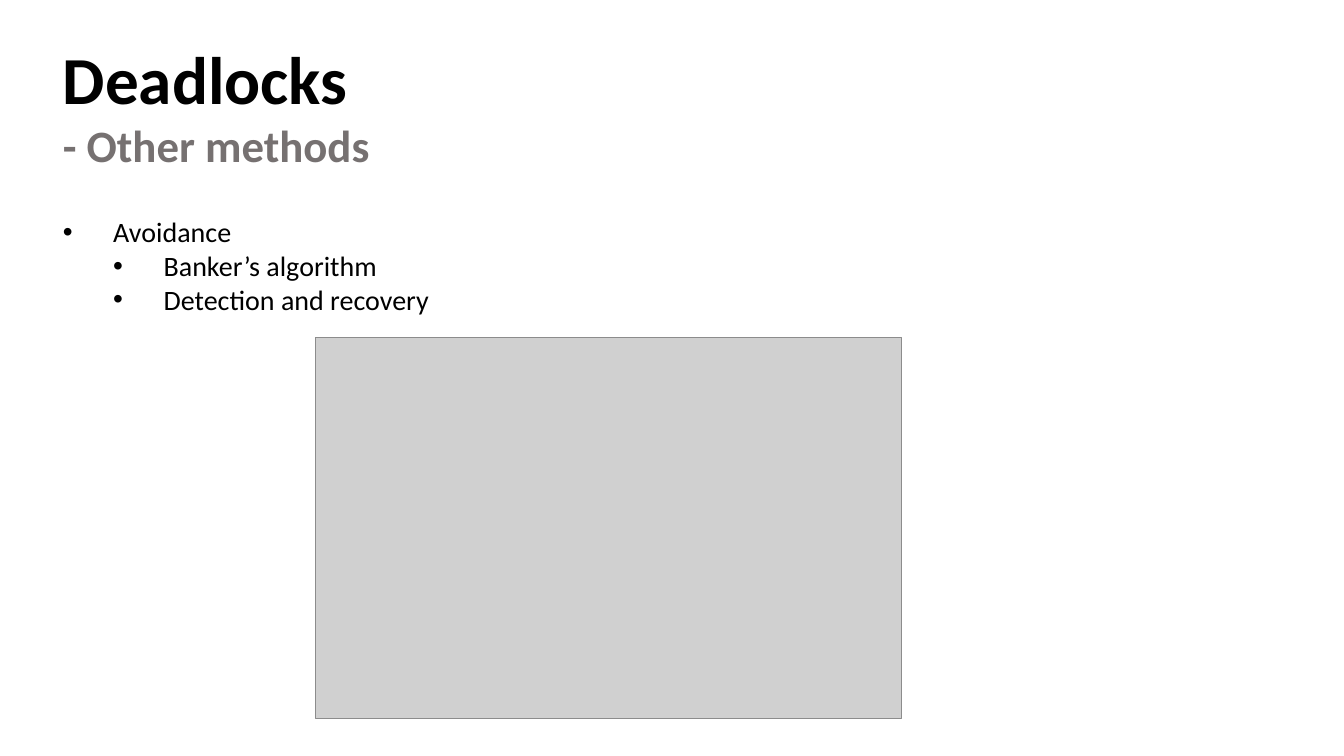
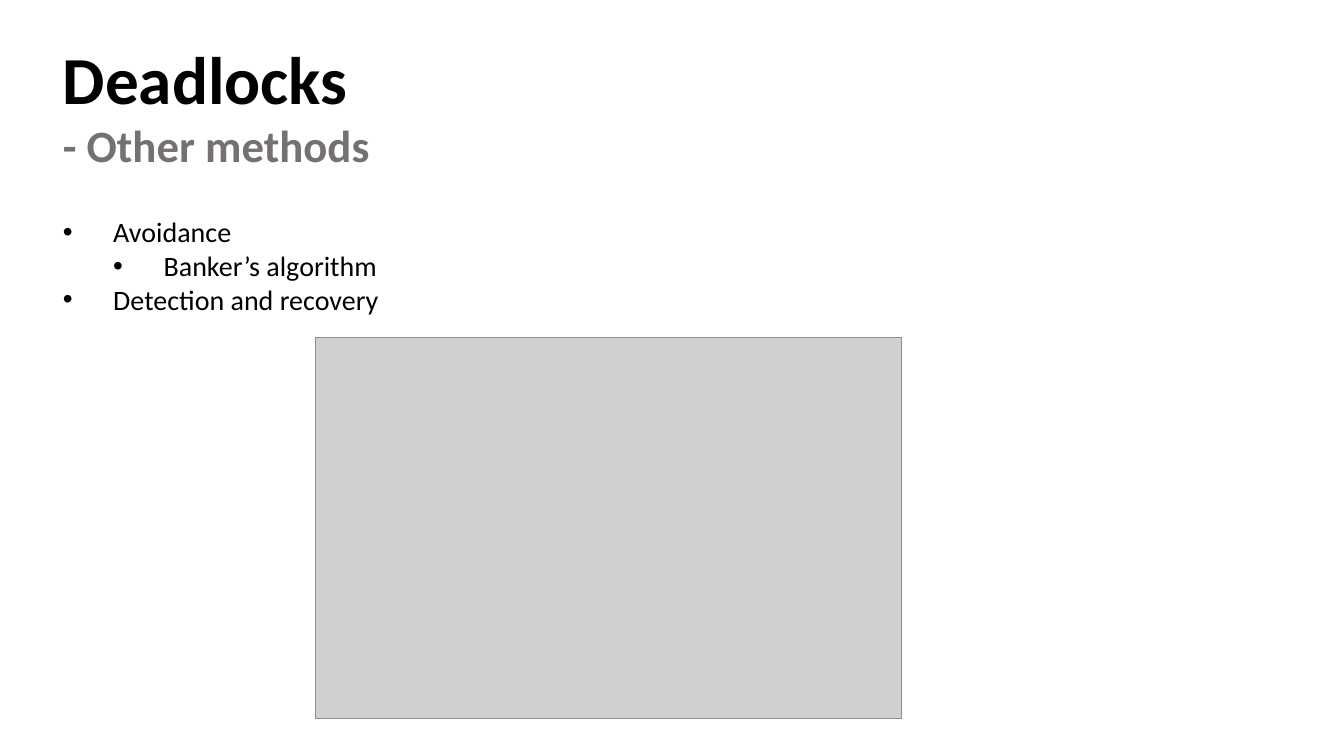
Before and after one commit to henryhxu/CSCI3150, a slide deck: slide 22 of tutorial/T05/tut05.pptx. Drawn at 1344x756 pixels with LibreOffice and Linux fonts; fonts in the diff are those of the drawing; grey boxes stand for pictures. Boxes give left, top, right and bottom in pixels: in the first picture for what was removed or moved away, otherwise in the second. Text is boxed around its words. In the diff, an @@ line names an element or a change of style, - is before the commit and + after.

Commit message:
update

```diff
--- a/tutorial/T05/tut05.pptx
+++ b/tutorial/T05/tut05.pptx
@@ text at box(113, 290, 379, 315): list level 2 to 1 in "Detection and recovery" @@
```
Also in this commit, not shown: 1 other slide changed.
